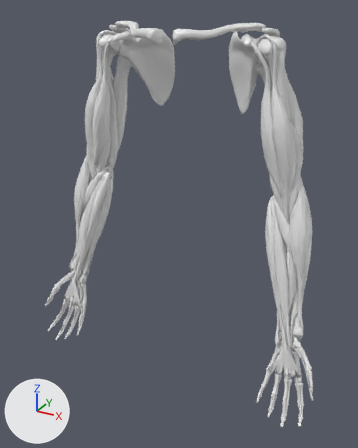
Before and after pictures for a commit that changed the glTF model assets/working/zanatomy_upper_limbs.glb.
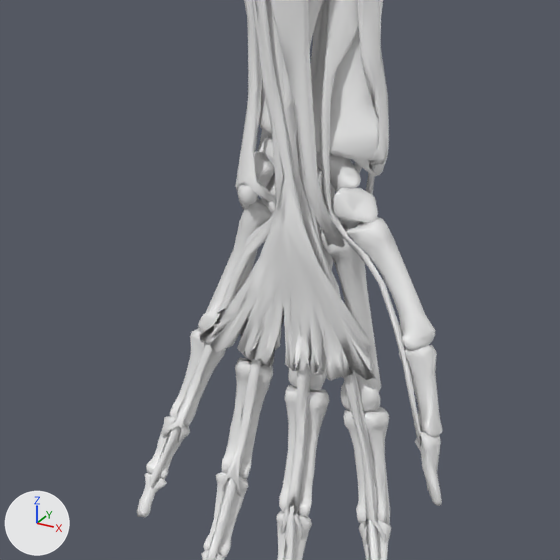
The first picture shows the older version from a camera (50 mm lens) standing at (0.463, -0.831, 1.451) and looking at (0.006, -0.001, 1.036). The close-ups show the older and then the newer version on the part from 64% to 94% of the width and 68% to 92% of the height of that picture. Only the edits that show in the close-ups are written down. Arrows for +X, +Y and +Z are at lower left; the lights stay in place. Where no turn or scale is listed for an object, it has been applied to the vertices.

In view in the first close-up: 'Brachioradialis muscle.l', 'First metacarpal bone.l', 'Flexor carpi radialis.l', 'Flexor digitorum profundus.l', 'Flexor pollicis longus.l', 'Humeral head of flexor carpi ulnaris.l', 'Humero-ulnar head of flexor digitorum superficialis.l', 'Palmaris longus muscle.l', 'Proximal phalanx of second finger of hand.l', 'Proximal phalanx of third finger of hand.l', 'Radius.l', 'Second metacarpal bone.l' and 27 more.
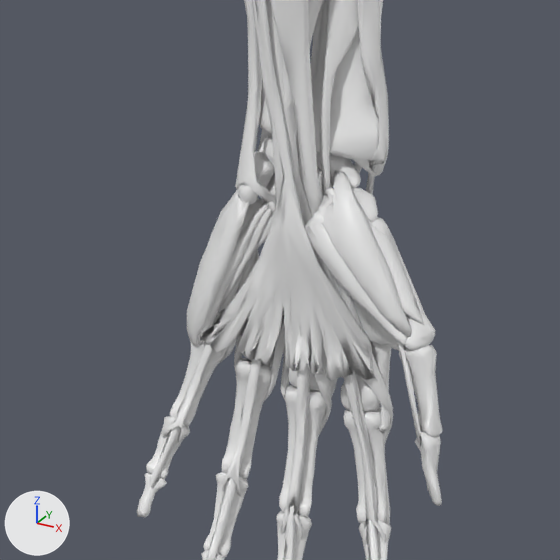
What differs and where, as boxes [x1, y1, x2, y2] in the close-ups (560 x 560 px):
'Abductor pollicis brevis.l', added: after [322, 171, 412, 337]
'Abductor digiti minimi of hand.l', added: after [187, 190, 249, 347]
'Lumbrical muscles of hand.l', added: after [218, 256, 393, 443]
'Superficial head of flexor pollicis brevis.l', added: after [306, 223, 408, 346]
'Deep head of flexor pollicis brevis.l', added: after [304, 188, 424, 324]
'Dorsal interossei muscles of hand.l', added (mostly hidden): after [234, 250, 391, 433]
'Flexor digiti minimi of hand.l', added: after [198, 201, 268, 346]
'Transverse head of adductor pollicis.l', added: after [340, 295, 399, 351]
'Opponens digiti minimi muscle of hand.l', added: after [220, 208, 271, 306]
'First metacarpal bone.l', unchanged, covered by the edit: before [346, 217, 435, 350]; after [371, 217, 435, 350]
'Second metacarpal bone.l', unchanged, covered by the edit: before [320, 225, 381, 412]; after [341, 373, 380, 412]
'Fifth metacarpal bone.l', unchanged, covered by the edit: before [198, 197, 272, 332]; after [210, 197, 272, 328]
'Trapezium bone.l', unchanged, covered by the edit: before [332, 187, 378, 229]; after [352, 187, 378, 222]

The edits, one by one:
Mesh me_dorsal_interossei_muscles_of_hand_002 is new.
It has 481 vertices, 944 faces and spans x -0.032..0.032, y -0.0133..0.0133, z -0.0356..0.0356.
It uses material mat_k_muscle (white #e7e7e7).
Mesh me_lumbrical_muscles_of_hand_002 is new.
It has 394 vertices, 772 faces and spans x -0.0377..0.0377, y -0.016..0.016, z -0.0462..0.0462.
It uses material mat_k_muscle (white #e7e7e7).
Mesh me_opponens_digiti_minimi_muscle_of_hand_002 is new.
It has 165 vertices, 326 faces and spans x -0.0092..0.0092, y -0.0077..0.0077, z -0.0238..0.0238.
It uses material mat_k_muscle (white #e7e7e7).
Mesh me_flexor_digiti_minimi_of_hand_002 is new.
It has 106 vertices, 208 faces and spans x -0.0093..0.0093, y -0.0091..0.0091, z -0.0309..0.0309.
It uses material mat_k_muscle (white #e7e7e7).
Mesh me_abductor_digiti_minimi_of_hand_002 is new.
It has 193 vertices, 384 faces and spans x -0.0091..0.0091, y -0.0095..0.0095, z -0.0331..0.0331.
It uses material mat_k_muscle (white #e7e7e7).
Mesh me_abductor_pollicis_brevis_002 is new.
It has 269 vertices, 535 faces and spans x -0.0203..0.0203, y -0.0153..0.0153, z -0.0197..0.0197.
It uses material mat_k_muscle (white #e7e7e7).
Mesh me_transverse_head_of_adductor_pollicis_002 is new.
It has 471 vertices, 938 faces and spans x -0.0213..0.0213, y -0.0116..0.0116, z -0.0197..0.0197.
It uses material mat_k_muscle (white #e7e7e7).
Mesh me_deep_head_of_flexor_pollicis_brevis_002 is new.
It has 306 vertices, 607 faces and spans x -0.0247..0.0247, y -0.0097..0.0097, z -0.0166..0.0166.
It uses material mat_k_muscle (white #e7e7e7).
Mesh me_superficial_head_of_flexor_pollicis_brevis_002 is new.
It has 117 vertices, 234 faces and spans x -0.0217..0.0217, y -0.0083..0.0083, z -0.0154..0.0154.
It uses material mat_k_muscle (white #e7e7e7).
Object 'Dorsal interossei muscles of hand.l' (ob_dorsal_interossei_muscles_of_hand_l) is new; it shows me_dorsal_interossei_muscles_of_hand_002.
Its location is (0.2749, -0.0314, 0.8).
Object 'Lumbrical muscles of hand.l' (ob_lumbrical_muscles_of_hand_l) is new; it shows me_lumbrical_muscles_of_hand_002.
Its location is (0.2694, -0.0422, 0.7778).
Object 'Opponens digiti minimi muscle of hand.l' (ob_opponens_digiti_minimi_muscle_of_hand_l) is new; it shows me_opponens_digiti_minimi_muscle_of_hand_002.
Its location is (0.2443, -0.0346, 0.8168).
Object 'Flexor digiti minimi of hand.l' (ob_flexor_digiti_minimi_of_hand_l) is new; it shows me_flexor_digiti_minimi_of_hand_002.
Its location is (0.2427, -0.0392, 0.8111).
Object 'Abductor digiti minimi of hand.l' (ob_abductor_digiti_minimi_of_hand_l) is new; it shows me_abductor_digiti_minimi_of_hand_002.
Its location is (0.2369, -0.0395, 0.8112).
Object 'Abductor pollicis brevis.l' (ob_abductor_pollicis_brevis_l) is new; it shows me_abductor_pollicis_brevis_002.
Its location is (0.2923, -0.0375, 0.8391).
Object 'Transverse head of adductor pollicis.l' (ob_transverse_head_of_adductor_pollicis_l) is new; it shows me_transverse_head_of_adductor_pollicis_002.
Its location is (0.2885, -0.035, 0.8068).
Object 'Deep head of flexor pollicis brevis.l' (ob_deep_head_of_flexor_pollicis_brevis_l) is new; it shows me_deep_head_of_flexor_pollicis_brevis_002.
Its location is (0.2912, -0.0395, 0.84).
Object 'Superficial head of flexor pollicis brevis.l' (ob_superficial_head_of_flexor_pollicis_brevis_l) is new; it shows me_superficial_head_of_flexor_pollicis_brevis_002.
Its location is (0.2901, -0.0461, 0.8316).
